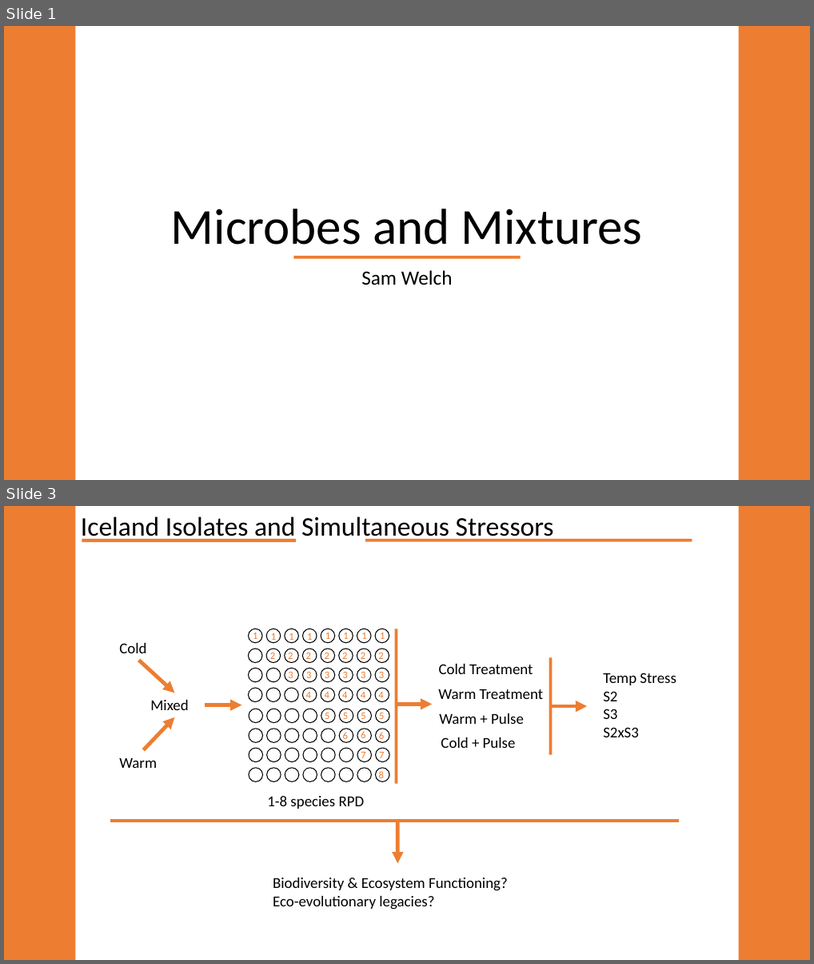
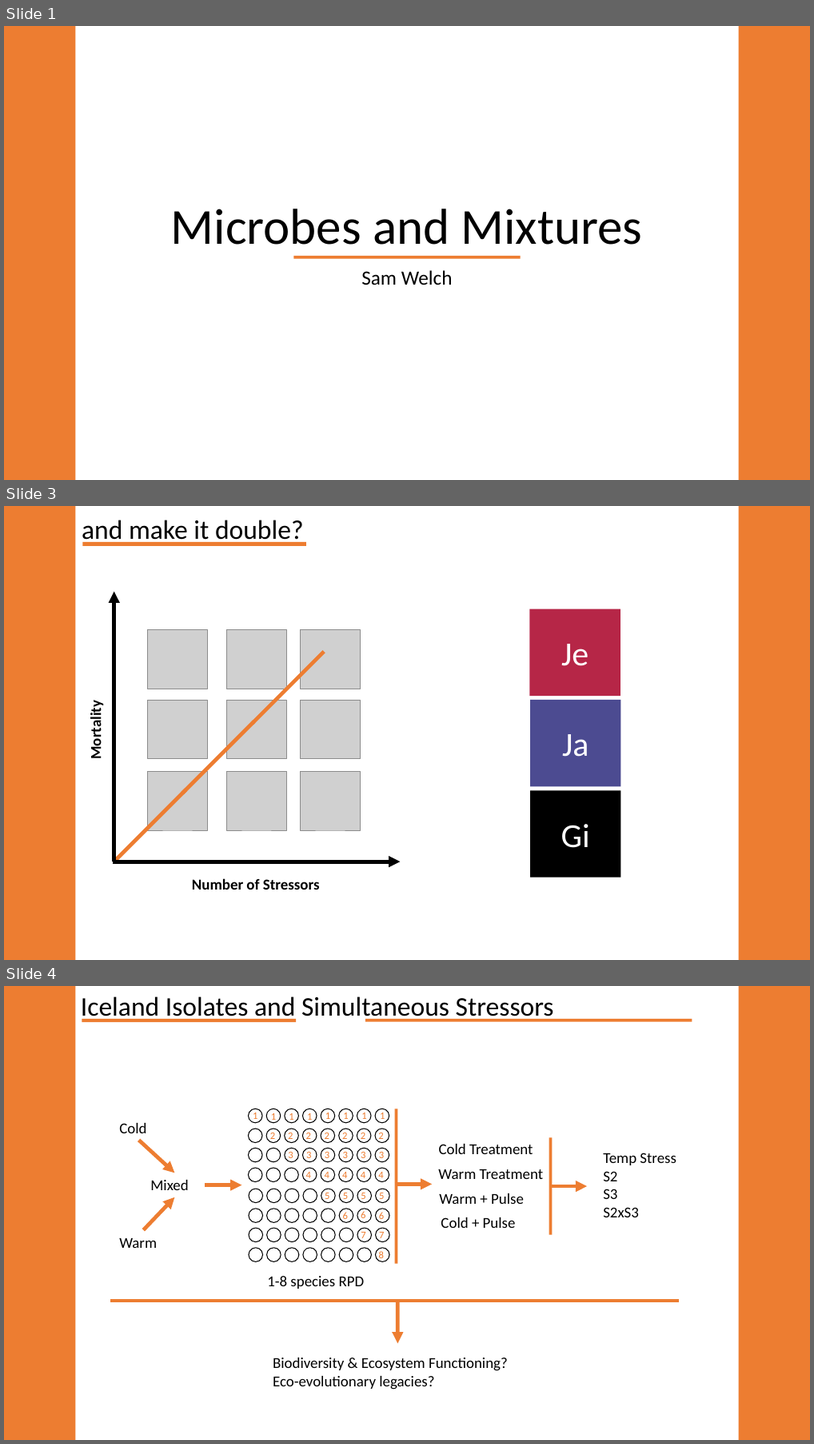
Before and after one commit to samawelch/MScProject, a slide deck: Drafts/MixToxJam.pptx. Shown one above the other, each under a label of ours: slides 1 and 3 before the commit, slides 1, 3 and 4 after it; the slides between them are not shown. The pictures are 814x964 and 814x1444 pixels, drawn with LibreOffice and Linux fonts; fonts in the diff are those of the drawing; grey boxes stand for pictures. Boxes give left, top, right and bottom in pixels: in the first picture for what was removed or moved away, otherwise in the second. Text is boxed around its words. In the diff, an @@ line names an element or a change of style, - is before the commit and + after.

```diff
--- a/Drafts/MixToxJam.pptx
+++ b/Drafts/MixToxJam.pptx
@@ slide 3 added at box(4, 506, 810, 960), background #FFFFFF @@
@@ rectangle added at box(4, 506, 75, 960), fill #ED7D31 @@
@@ title added at box(82, 520, 304, 546), 32 pt, text #000000 @@
+and make it double?
@@ rectangle added at box(739, 506, 810, 960), fill #ED7D31 @@
@@ rectangle added at box(82, 542, 306, 546), fill #ED7D31 @@
@@ arrow added from (114, 862) to (114, 592), #000000 4.5 pt @@
@@ rectangle added at box(530, 609, 621, 696), fill #B62647, 40 pt, text #FFFFFF @@
+Je
@@ picture added at box(148, 629, 208, 688) @@
@@ picture added at box(226, 629, 286, 688) @@
@@ picture added at box(301, 629, 360, 688) @@
@@ line added from (252, 723) to (324, 651), #ED7D31 4.5 pt @@
@@ text added at box(86, 706, 105, 758), 18 pt, text #000000, bold @@
+Mortality
@@ picture added at box(148, 700, 208, 758) @@
@@ line added from (182, 793) to (254, 721), #ED7D31 4.5 pt @@
@@ picture added at box(226, 700, 286, 758) @@
@@ picture added at box(301, 700, 360, 758) @@
@@ rectangle added at box(530, 700, 621, 787), fill #4C4B91, 40 pt, text #FFFFFF @@
+Ja
@@ line added from (114, 862) to (186, 790), #ED7D31 4.5 pt @@
@@ picture added at box(148, 771, 208, 830) @@
@@ picture added at box(226, 771, 286, 830) @@
@@ picture added at box(301, 771, 360, 830) @@
@@ rectangle added at box(530, 790, 621, 877), fill #000000, 40 pt, text #FFFFFF @@
+Gi
@@ arrow added from (112, 862) to (400, 862), #000000 4.5 pt @@
@@ text added at box(192, 878, 320, 889), 18 pt, text #000000, bold @@
+Number of Stressors
@@ what was slide 3 is now slide 4 @@
```
Also in this commit, not shown: 1 other slide added, 1 slide removed, 9 other files.
